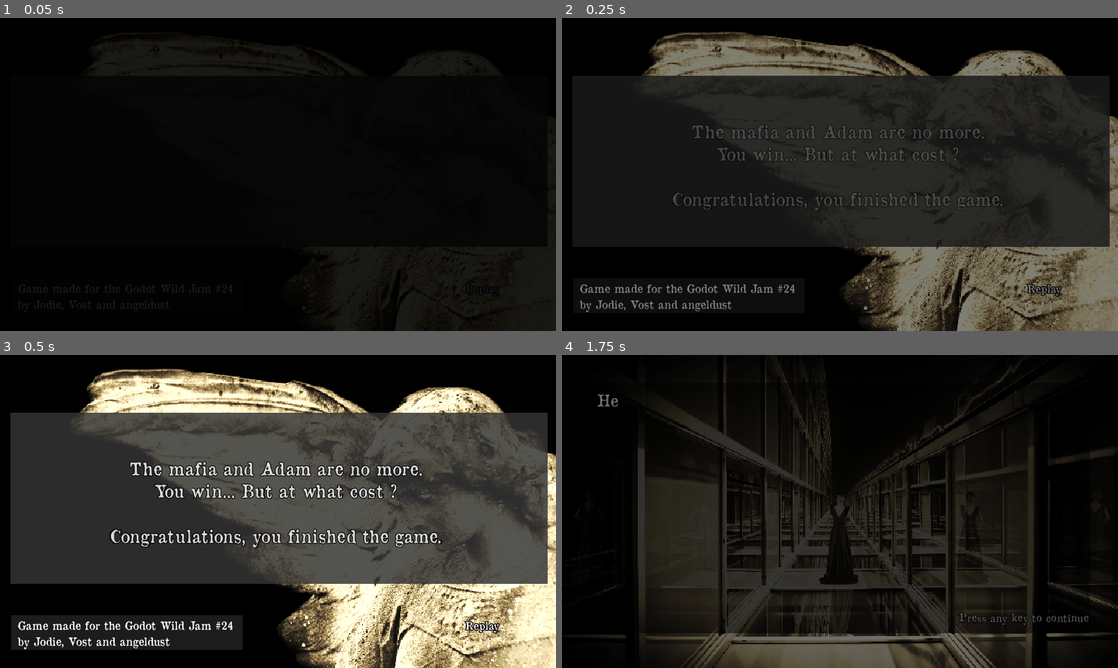
Above: before the commit, frames 1-4 (two rows, left to right).
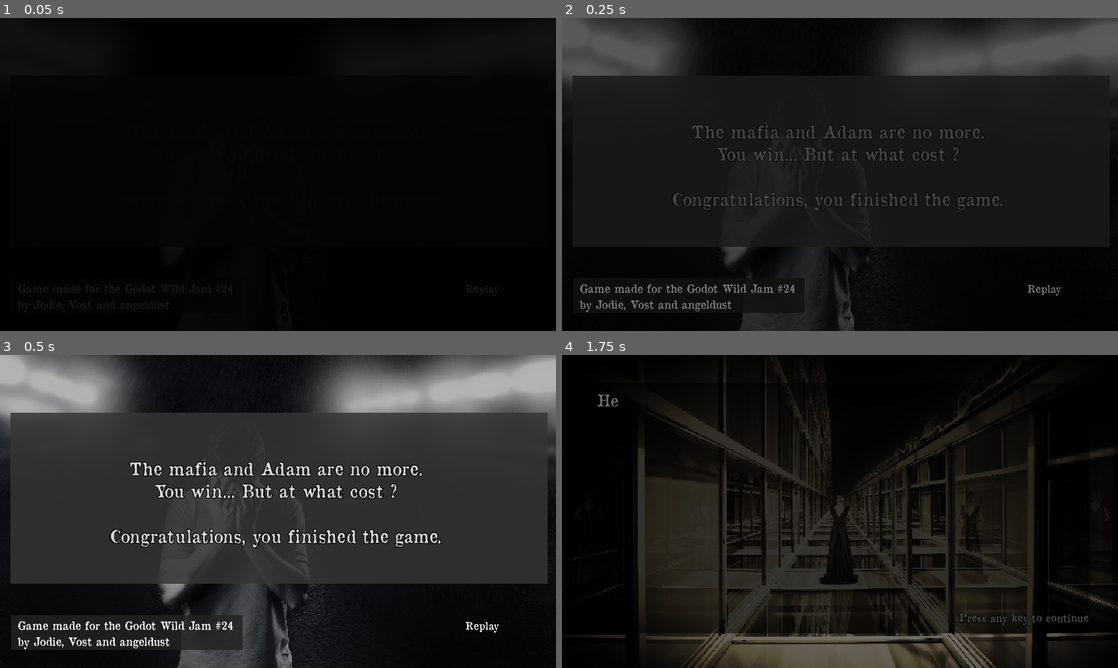
Above: after the commit, the same moments.

Repository: angeldustjdr/octopus_bounding
Game: Godot game, scene res://Missions/end_game_03.tscn
Same seed, same stepped clock (60 frames per second), same inputs: the game is played once before the commit and once after it. This scene is started directly instead of the project's main scene.
Inputs:
- Up to frame 1 (0.05 s): no input
- Up to frame 2 (0.25 s): no input
- Up to frame 3 (0.5 s): no input
- Up to frame 4 (1.75 s): click "Replay" at 0.5 s; click "New Game" at 1.25 s

The runs differ from the first frame. In frame 1, 3.2% of the frame differs, in the area x 29-100%, y 7-100%; in frame 2, 30%; in frame 3, 54%, in the area x 0-100%, y 0-100%; in frame 4, nothing differs.

Commit message:
End game

Diff:
--- a/Missions/end_game_01.tscn
+++ b/Missions/end_game_01.tscn
@@ -2,7 +2,7 @@
 
 [ext_resource path="res://Assets/font/OldNewspaperTypes.ttf" type="DynamicFontData" id=1]
 [ext_resource path="res://FlickeringLabel.gd" type="Script" id=2]
-[ext_resource path="res://Assets/pre-main_pixelized.png" type="Texture" id=3]
+[ext_resource path="res://Assets/end_game_01.png" type="Texture" id=3]
 [ext_resource path="res://Missions/end_game_01.gd" type="Script" id=4]
 [ext_resource path="res://SceneTranstion.tscn" type="PackedScene" id=5]
 [ext_resource path="res://Credit.tscn" type="PackedScene" id=6]
@@ -53,7 +53,9 @@
 margin_right = 473.813
 margin_bottom = 210.678
 custom_fonts/font = SubResource( 1 )
-text = "You failed."
+text = "You failed to avenge your mother.
+
+You were shot by Adam gunslingers. "
 script = ExtResource( 2 )
 __meta__ = {
 "_edit_use_anchors_": false
--- a/Missions/end_game_02.tscn
+++ b/Missions/end_game_02.tscn
@@ -1,6 +1,6 @@
 [gd_scene load_steps=4 format=2]
 
-[ext_resource path="res://Assets/gameover_pixelized.png" type="Texture" id=1]
+[ext_resource path="res://Assets/end_game_04.png" type="Texture" id=1]
 [ext_resource path="res://Missions/end_game_01.tscn" type="PackedScene" id=2]
 [ext_resource path="res://Missions/end_game_02.gd" type="Script" id=3]
 
@@ -25,7 +25,8 @@
 margin_top = 209.301
 margin_right = 1237.54
 margin_bottom = 466.301
-text = "You spared Adam. You did not become a monster.
+text = "You spared Adam. You did not become a monster but
+you live the rest of your life in fear of his revenge.
 
 Congratulations, you finished the game."
 align = 1
--- a/Missions/end_game_03.tscn
+++ b/Missions/end_game_03.tscn
@@ -1,12 +1,20 @@
-[gd_scene load_steps=3 format=2]
+[gd_scene load_steps=4 format=2]
 
 [ext_resource path="res://Missions/end_game_02.tscn" type="PackedScene" id=1]
 [ext_resource path="res://Missions/end_game_01.gd" type="Script" id=2]
+[ext_resource path="res://Assets/end_game_02.png" type="Texture" id=3]
 
 [node name="Node2D" instance=ExtResource( 1 )]
 script = ExtResource( 2 )
 
-[node name="FlickeringLabel" parent="." index="4"]
+[node name="Sprite" type="Sprite" parent="." index="0"]
+position = Vector2( 640, 360 )
+texture = ExtResource( 3 )
+
+[node name="pre-main_pixelized" parent="." index="1"]
+visible = false
+
+[node name="FlickeringLabel" parent="." index="5"]
 text = "The mafia and Adam are no more.
 You win... But at what cost ?
 
--- a/Missions/end_game_04.tscn
+++ b/Missions/end_game_04.tscn
@@ -1,10 +1,18 @@
-[gd_scene load_steps=2 format=2]
+[gd_scene load_steps=3 format=2]
 
 [ext_resource path="res://Missions/end_game_02.tscn" type="PackedScene" id=1]
+[ext_resource path="res://Assets/end_game_03.png" type="Texture" id=2]
 
 [node name="Node2D" instance=ExtResource( 1 )]
 
-[node name="FlickeringLabel" parent="." index="4"]
+[node name="pre-main_pixelized" parent="." index="0"]
+visible = false
+
+[node name="Sprite" type="Sprite" parent="." index="1"]
+position = Vector2( 640, 360 )
+texture = ExtResource( 2 )
+
+[node name="FlickeringLabel" parent="." index="5"]
 text = "You have become Adam. You rule the mafia now.
 Was it all worth ?
 
Binary file added: Assets/end_game_01.png
Not shown, added: Assets/end_game_01.png.import
Binary file added: Assets/end_game_02.png
Not shown, added: Assets/end_game_02.png.import
Binary file added: Assets/end_game_03.png
Not shown, added: Assets/end_game_03.png.import
Binary file added: Assets/end_game_04.png
Not shown, added: Assets/end_game_04.png.import
